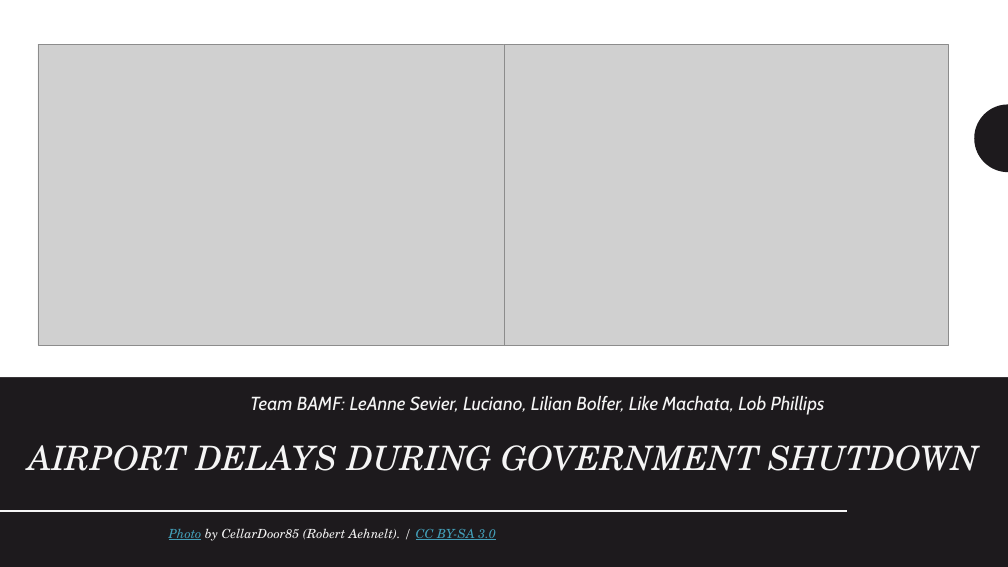
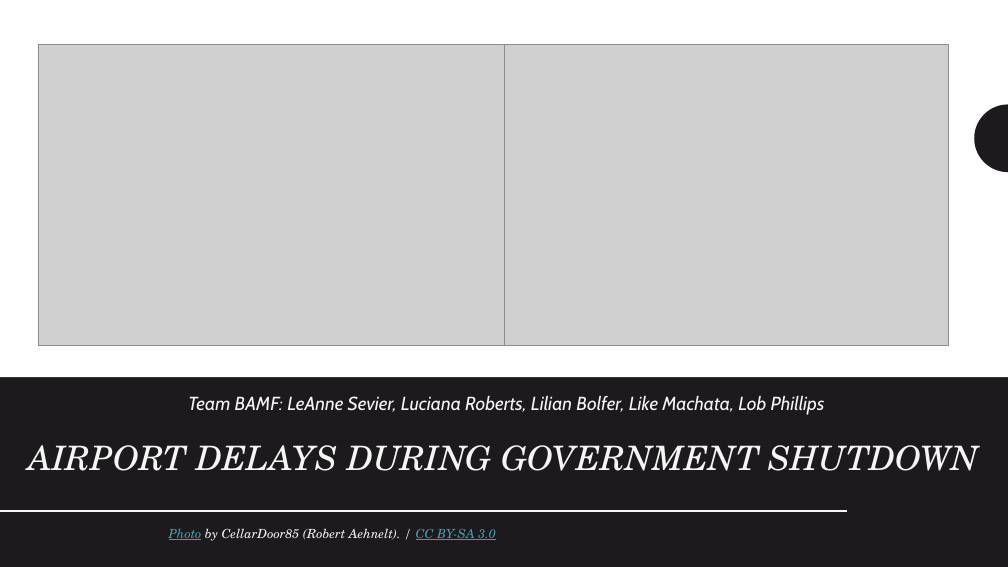
Before and after one commit to leannesevier/BAMF-Project-7, a slide deck: slide 1 of Team_BAMF_Airport_Delays_During_Shutdown.pptx. Drawn at 1008x567 pixels with LibreOffice and Linux fonts; fonts in the diff are those of the drawing; grey boxes stand for pictures. Boxes give left, top, right and bottom in pixels: in the first picture for what was removed or moved away, otherwise in the second. Text is boxed around its words. In the diff, an @@ line names an element or a change of style, - is before the commit and + after.

```diff
--- a/Team_BAMF_Airport_Delays_During_Shutdown.pptx
+++ b/Team_BAMF_Airport_Delays_During_Shutdown.pptx
@@ subtitle at [188,396,825,415]: text changed @@
-Team BAMF: LeAnne Sevier, Luciano, Lilian Bolfer, Like Machata, Lob Phillips
+Team BAMF: LeAnne Sevier, Luciana Roberts, Lilian Bolfer, Like Machata, Lob Phillips
```
Also in this commit, not shown: 7 other slides changed, 2 slides added.
